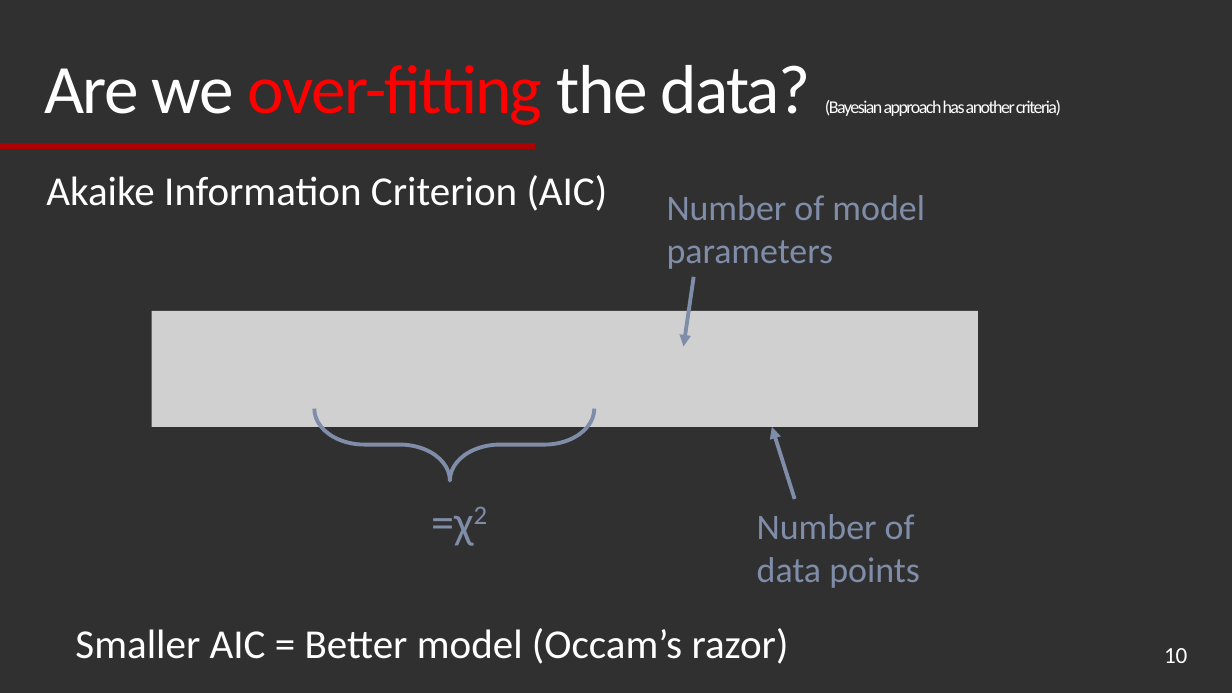
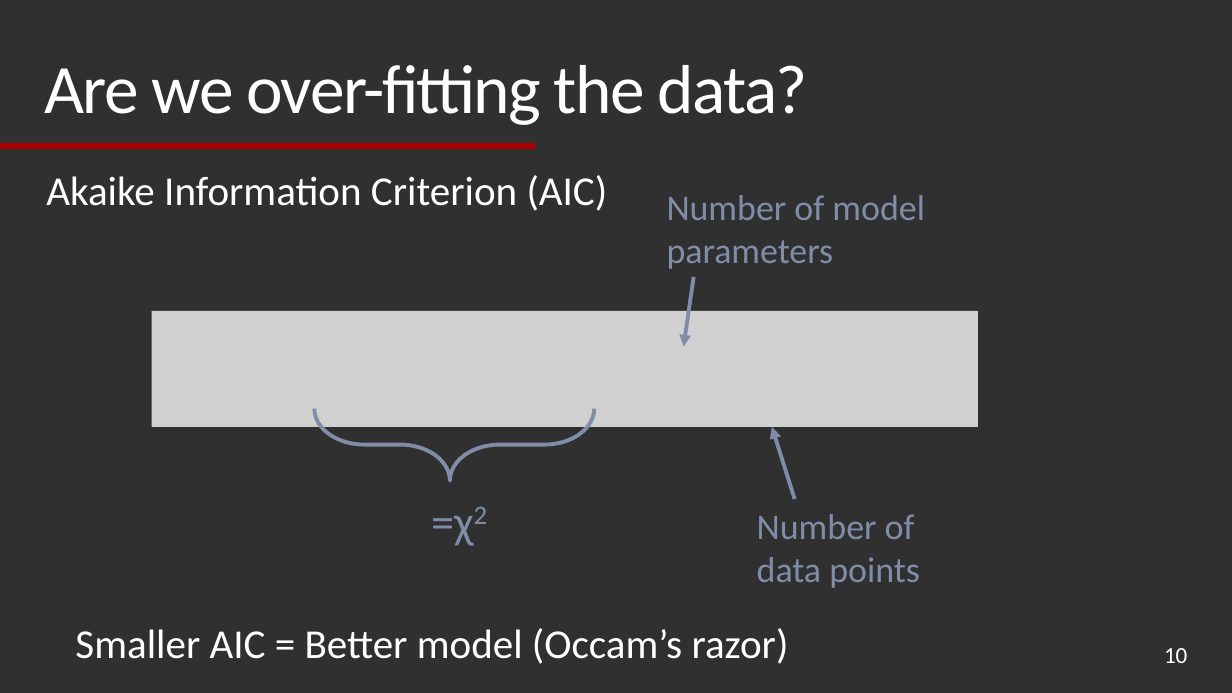
Before and after one commit to UA-ast502-2020/classnotebook, a slide deck: slide 10 of Maximum Likelihood Estimation lecture.pptx. Drawn at 1232x693 pixels with LibreOffice and Linux fonts; fonts in the diff are those of the drawing; grey boxes stand for pictures. Boxes give left, top, right and bottom in pixels: in the first picture for what was removed or moved away, otherwise in the second. Text is boxed around its words. In the diff, an @@ line names an element or a change of style, - is before the commit and + after.

```diff
--- a/Maximum Likelihood Estimation lecture.pptx
+++ b/Maximum Likelihood Estimation lecture.pptx
@@ title at [44, 65, 808, 125]: text changed; size 14 to 54 pt @@
-Are we over-fitting the data? (Bayesian approach has another criteria)
+Are we over-fitting the data?
```
Also in this commit, not shown: 1 other slide changed, 18 other files.
